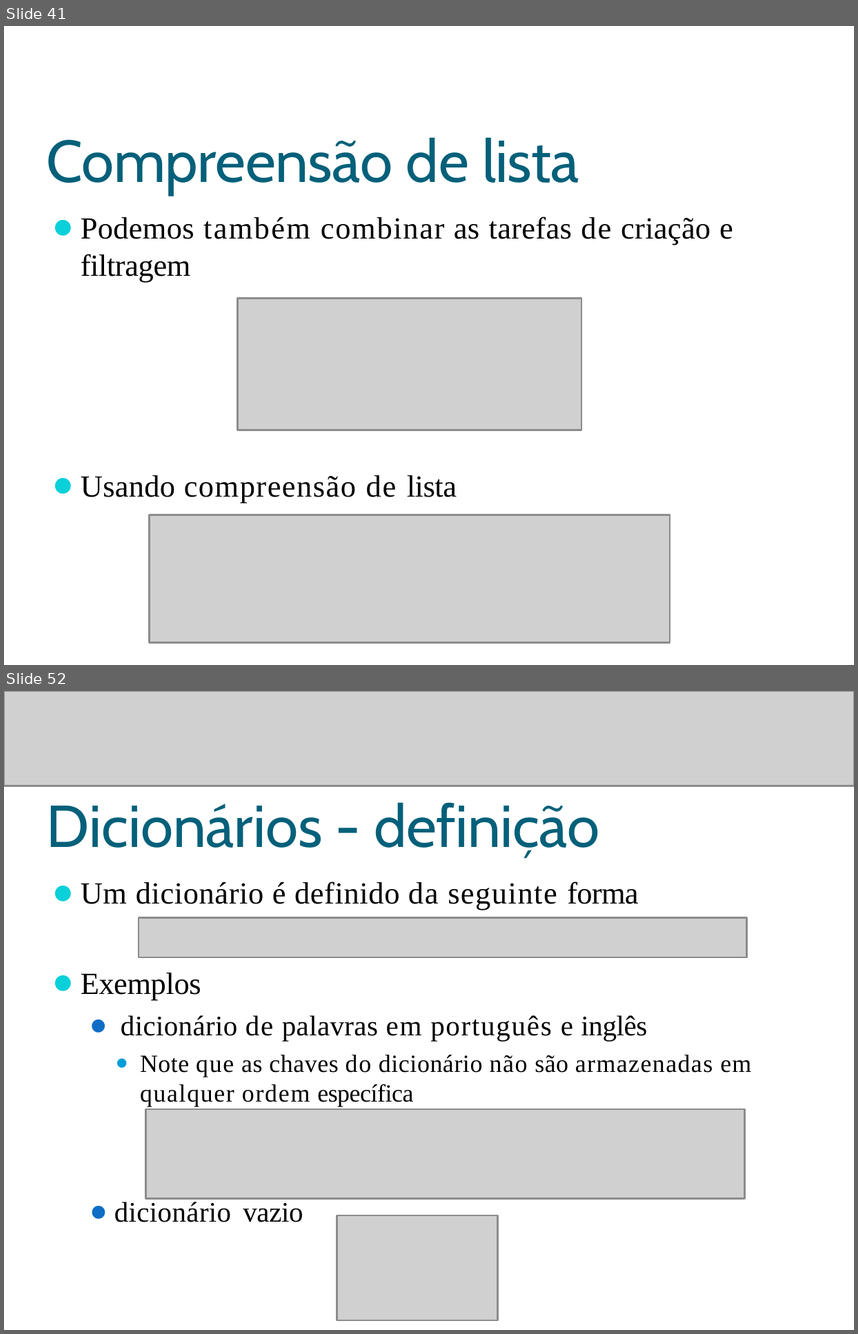
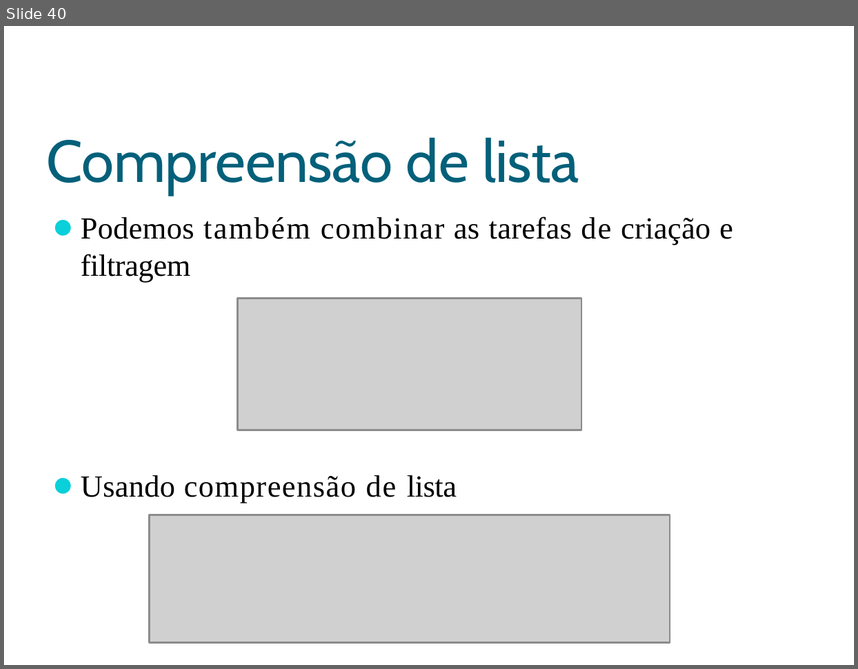
Before and after one commit to eduardocunha11/firstblog, a slide deck: aulas/pc1/AulaPython06-Listas_Tuplas_Dicionarios.pptx. Shown one above the other, each under a label of ours: slides 41 and 52 before the commit, slide 40 after it; the slides between them are not shown. The pictures are 858x1334 and 858x669 pixels, drawn with LibreOffice and Linux fonts; fonts in the diff are those of the drawing; grey boxes stand for pictures; background and template pictures are left out. Boxes give left, top, right and bottom in pixels: in the first picture for what was removed or moved away, otherwise in the second. Text is boxed around its words. In the diff, an @@ line names an element or a change of style, - is before the commit and + after.

```diff
--- a/aulas/pc1/AulaPython06-Listas_Tuplas_Dicionarios.pptx
+++ b/aulas/pc1/AulaPython06-Listas_Tuplas_Dicionarios.pptx
@@ slide 52 removed at box(4, 691, 854, 1330), background picture (left out) @@
@@ picture removed at box(4, 691, 854, 786) @@
@@ title removed at box(47, 802, 599, 859) @@
-Dicionários - definição
@@ text removed at box(81, 881, 751, 1107) @@
-⚫ Um dicionário é definido da seguinte forma
-⚫ Exemplos
-  ⚫ dicionário de palavras em português e inglês
-    ⚫ Note que as chaves do dicionário não são armazenadas em qualquer ordem específica
@@ picture removed at box(139, 917, 747, 956) @@
@@ picture removed at box(145, 1109, 744, 1200) @@
@@ text removed at box(114, 1202, 303, 1222) @@
-⚫ dicionário vazio
@@ picture removed at box(337, 1215, 499, 1320) @@
@@ what was slide 41 is now slide 40 @@
```
Also in this commit, not shown: 1 slide changed, 18 other slides removed.
